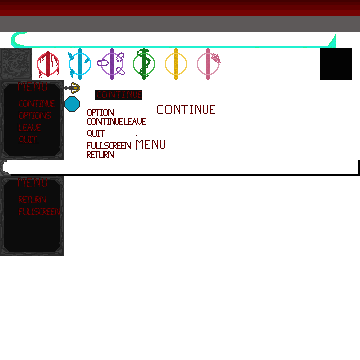
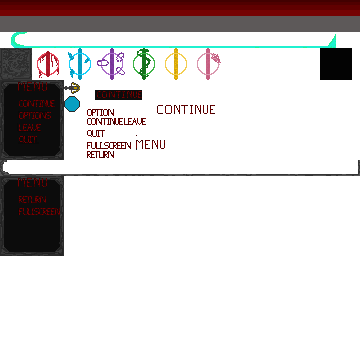
Comparing the layer stacks of the two 360 x 360 images. Changes:
painted on "Background" over box(11, 160, 360, 176)
